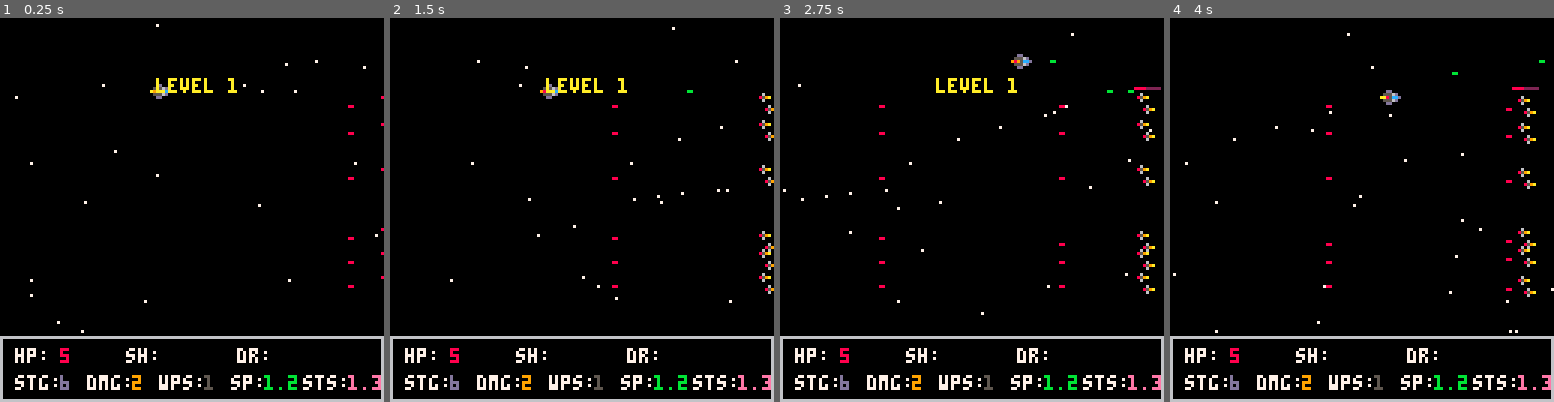
Above: before the commit, frames 1-4 (left to right).
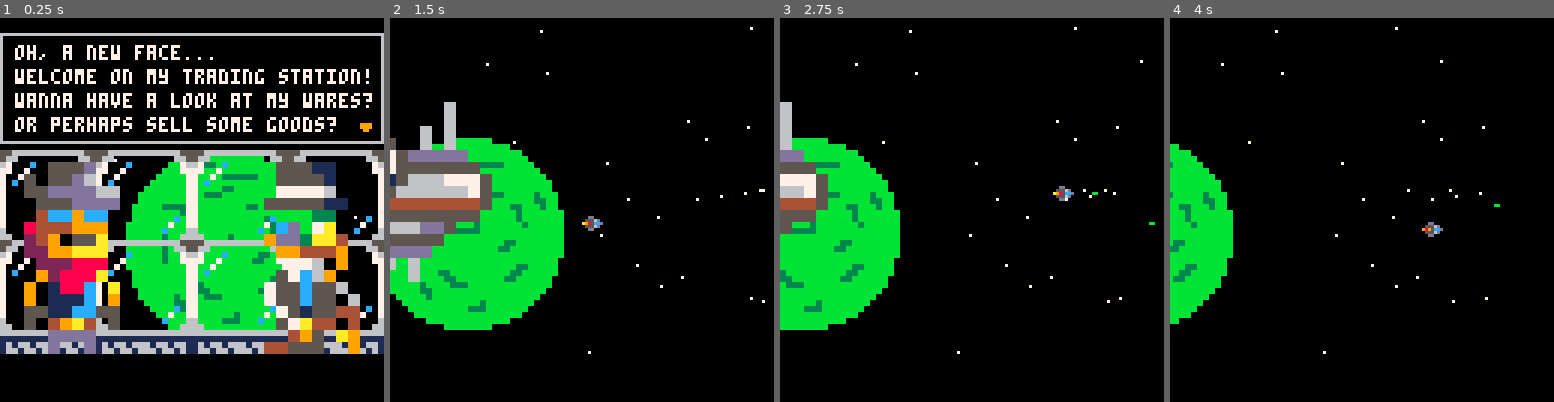
Above: after the commit, the same moments.

Repository: Scatenix/Void-Merchants
Game: PICO-8 cartridge void_merchants.p8
The game is run twice, just before and just after one commit, with the same random seed, the same clock (stepped at 60 frames per second) and the same inputs.
Inputs:
- Up to frame 1 (0.25 s): no input
- Up to frame 2 (1.5 s): tap X (X key) at 0.33, 1.07 s; tap O (Z key) at 0.7 s
- Up to frame 3 (2.75 s): hold Right 1.6-2.1 s; tap O (Z key) at 1.7, 2.1, 2.5 s; tap X (X key) at 1.85 s; hold Up 2.15-2.42 s; hold Right from 2.47 s (still down)
- Up to frame 4 (4 s): tap O (Z key) at 2.9, 3.3, 3.7 s; tap X (X key) at 2.97 s; release Right at 3.03 s; hold Left 3.08-3.58 s; hold Down 3.63-3.97 s

The runs differ from the first frame. In frame 1, 53% of the frame differs, in the area x 0-100%, y 1-100%; in frame 2, 24%; in frame 3, 18%; in frame 4, 10%.

Commit message:
Fix stars; Make trader more fancy and rich

Diff:
--- a/game/collision.p8
+++ b/game/collision.p8
@@ -3,7 +3,6 @@
 
 -- shots --> [1] = x; [2] = y
 function friendly_shots_hit_enemy(shot_array, damage_from, ship1_drone2)
-	info("htbx")
 	for shot in all(shot_array) do
 		for enemy in all(enemies) do
 			local hit_x
--- a/game/draw_functions.p8
+++ b/game/draw_functions.p8
@@ -49,6 +49,12 @@
 end
 
 function draw_textbox(text1, text2, text3, text4, in_void)
+	-- fill background of textbox with a black rect
+	rectfill(0, 0, 128, 44, 0)
+
+	-- fill background underneath the trading station interior with a black rect
+	rectfill(0, 112, 128, 128, 0)
+
 	-- corners
 	spr(137, 0, -1, 1, 1, true)
 	spr(137, 0, 40, 1, 1, true, true)
@@ -134,7 +140,7 @@
 	end
 
 	-- fix transparent main character mouth
-	rect(20, 74, 23, 75, 0)
+	rectfill(20, 72, 23, 75, 0)
 end
 
 -- Draws some randomly appearing particles with the same colors as the black hole
--- a/game/jump_animations.p8
+++ b/game/jump_animations.p8
@@ -49,6 +49,7 @@
 		-- land
 		travel_after_battle_phase = 11
 		stop_trader_station_near = true
+		all_stars_speed_ctrl(0)
 	elseif travel_after_battle_phase == 9 and time() - tme >= 23 then -- 23
 		-- approach landing from near
 		travel_after_battle_phase = 10
--- a/game/main.p8
+++ b/game/main.p8
@@ -39,15 +39,17 @@
 	clear_screen()
 	music(0)
 
+	init_passing_stars()
+
 	current_planet = flr(rnd(6)) + 1
 	current_small_planet = flr(rnd(6)) + 1
 	init_battle = true
 
 	titlescreen_mode = false
-	battle_mode = true
+	battle_mode = false
 	travel_to_battle_mode = false
 	travel_after_battle_mode = false
-	converstaion_mode = false
+	converstaion_mode = true
 	trading_mode = false
 	death_mode = false
 
@@ -65,7 +67,7 @@
 	trading_phase = 0
 
 	-- for testing:
-	-- pause_on_text = true
+	pause_on_text = true
 	-- tme = time() - 10
 	-- add_enemy(1)
 	-- add_enemy(3)
@@ -186,6 +188,7 @@
 		end
 	elseif battle_mode then
 		if init_battle then
+			all_stars_speed_ctrl(1)
 			show_battle_stats = true
 			-- TODO: min_enemies_on_level = 10 + level
 			min_enemies_on_level = 1
@@ -293,7 +296,7 @@
 	-- print("sys cpu: " ..stat(2), 0, 16, 7)
 
 	-- debug_coords()
-	-- info(min_enemies_on_level)
+	-- info(#stars)
 	-- print("memory: "..stat(0).." bytes", 0, 0, 7)
 	-- info(pl_ship_speed)
 	-- if pause_on_text then
@@ -318,7 +321,6 @@
 		draw_explosions()
 	elseif battle_mode then
 		if initial_draw == true then
-			init_passing_stars()
 			initial_draw = false
 			show_level = true
 			show_level_frames_left = 100
@@ -351,6 +353,7 @@
 			show_level = false
 		end
 	elseif converstaion_mode then
+		draw_passing_stars()
 		draw_textbox()
 	elseif travel_after_battle_mode then
 		draw_passing_stars()
@@ -364,11 +367,11 @@
 
 		draw_battle_stats()
 	elseif trading_mode then
+		draw_passing_stars()
 		if trading_phase == 0 then
 			draw_tradescreen()
 			draw_battle_stats()
 		else
-			draw_passing_stars()
 			if trading_phase == 4 then
 				draw_textbox()
 			else
--- a/game/stars.p8
+++ b/game/stars.p8
@@ -11,11 +11,12 @@
 stars = {} -- 1: x 2: y 3: speed
 stars_hyperspeed = false
 stars_hide = false
+star_base_speed = 1
 
 function init_passing_stars()
 	set_stars_max_y()
 	for i = 1, max_stars do
-		star = {flr(rnd(127)), flr(rnd(stars_max_y)), flr(rnd(max_star_speed-min_star_speed) + min_star_speed) * star_speed_multiplier}
+		star = {flr(rnd(127)), flr(rnd(stars_max_y)), flr(rnd(max_star_speed-min_star_speed) + min_star_speed) * star_base_speed}
 		add(stars, star)
 	end
 end
@@ -65,7 +66,7 @@
 
 function all_stars_speed_ctrl(speed_multiplier)
 	for star in all(stars) do
-		star[3] = star[3] * speed_multiplier
+		star[3] = star_base_speed * speed_multiplier
 	end
 	star_speed_multiplier = speed_multiplier
 end
--- a/game/trading.p8
+++ b/game/trading.p8
@@ -41,14 +41,11 @@
 		trading_phase = 3
 		conv_partner = 2
 	elseif trading_phase == 1 and time() - tme >= 5 then -- 5
-		all_stars_speed_ctrl(1)
+		all_stars_speed_ctrl(0.2)
 		trading_phase = 2
 	elseif trading_phase == 0 then
-		all_stars_speed_ctrl(0.2)
 		if not trade_finished then
-		-- trade
-		-- ...
-		-- trade_finished = true
+			stars_hide = true
 			trade()
 			show_battle_stats = true
 		else
@@ -206,6 +203,8 @@
 	if btnp(5) then
 		if trade_cursor_pos == 0 then -- leave
 			trade_finished = true
+			all_stars_speed_ctrl(0.2)
+			stars_hide = false
 		elseif trade_cursor_pos == 1 then -- sell all goods
 			local price = calc_player_goods_price(true)
 			if price == 0 then
--- a/void_merchants.p8
+++ b/void_merchants.p8
@@ -41,15 +41,17 @@
 	clear_screen()
 	music(0)
 
+	init_passing_stars()
+
 	current_planet = flr(rnd(6)) + 1
 	current_small_planet = flr(rnd(6)) + 1
 	init_battle = true
 
 	titlescreen_mode = false
-	battle_mode = true
+	battle_mode = false
 	travel_to_battle_mode = false
 	travel_after_battle_mode = false
-	converstaion_mode = false
+	converstaion_mode = true
 	trading_mode = false
 	death_mode = false
 
@@ -67,7 +69,7 @@
 	trading_phase = 0
 
 	-- for testing:
-	-- pause_on_text = true
+	pause_on_text = true
 	-- tme = time() - 10
 	-- add_enemy(1)
 	-- add_enemy(3)
@@ -188,6 +190,7 @@
 		end
 	elseif battle_mode then
 		if init_battle then
+			all_stars_speed_ctrl(1)
 			show_battle_stats = true
 			-- TODO: min_enemies_on_level = 10 + level
 			min_enemies_on_level = 1
@@ -295,7 +298,7 @@
 	-- print("sys cpu: " ..stat(2), 0, 16, 7)
 
 	-- debug_coords()
-	-- info(min_enemies_on_level)
+	-- info(#stars)
 	-- print("memory: "..stat(0).." bytes", 0, 0, 7)
 	-- info(pl_ship_speed)
 	-- if pause_on_text then
@@ -320,7 +323,6 @@
 		draw_explosions()
 	elseif battle_mode then
 		if initial_draw == true then
-			init_passing_stars()
 			initial_draw = false
 			show_level = true
 			show_level_frames_left = 100
@@ -353,6 +355,7 @@
 			show_level = false
 		end
 	elseif converstaion_mode then
+		draw_passing_stars()
 		draw_textbox()
 	elseif travel_after_battle_mode then
 		draw_passing_stars()
@@ -366,11 +369,11 @@
 
 		draw_battle_stats()
 	elseif trading_mode then
+		draw_passing_stars()
 		if trading_phase == 0 then
 			draw_tradescreen()
 			draw_battle_stats()
 		else
-			draw_passing_stars()
 			if trading_phase == 4 then
 				draw_textbox()
 			else
@@ -521,6 +524,12 @@
 end
 
 function draw_textbox(text1, text2, text3, text4, in_void)
+	-- fill background of textbox with a black rect
+	rectfill(0, 0, 128, 44, 0)
+
+	-- fill background underneath the trading station interior with a black rect
+	rectfill(0, 112, 128, 128, 0)
+
 	-- corners
 	spr(137, 0, -1, 1, 1, true)
 	spr(137, 0, 40, 1, 1, true, true)
@@ -606,7 +615,7 @@
 	end
 
 	-- fix transparent main character mouth
-	rect(20, 74, 23, 75, 0)
+	rectfill(20, 72, 23, 75, 0)
 end
 
 -- Draws some randomly appearing particles with the same colors as the black hole
@@ -1302,7 +1311,6 @@
 
 -- shots --> [1] = x; [2] = y
 function friendly_shots_hit_enemy(shot_array, damage_from, ship1_drone2)
-	info("htbx")
 	for shot in all(shot_array) do
 		for enemy in all(enemies) do
 			local hit_x
@@ -1648,11 +1656,12 @@
 stars = {} -- 1: x 2: y 3: speed
 stars_hyperspeed = false
 stars_hide = false
+star_base_speed = 1
 
 function init_passing_stars()
 	set_stars_max_y()
 	for i = 1, max_stars do
-		star = {flr(rnd(127)), flr(rnd(stars_max_y)), flr(rnd(max_star_speed-min_star_speed) + min_star_speed) * star_speed_multiplier}
+		star = {flr(rnd(127)), flr(rnd(stars_max_y)), flr(rnd(max_star_speed-min_star_speed) + min_star_speed) * star_base_speed}
 		add(stars, star)
 	end
 end
@@ -1702,7 +1711,7 @@
 
 function all_stars_speed_ctrl(speed_multiplier)
 	for star in all(stars) do
-		star[3] = star[3] * speed_multiplier
+		star[3] = star_base_speed * speed_multiplier
 	end
 	star_speed_multiplier = speed_multiplier
 end
@@ -1810,6 +1819,7 @@
 		-- land
 		travel_after_battle_phase = 11
 		stop_trader_station_near = true
+		all_stars_speed_ctrl(0)
 	elseif travel_after_battle_phase == 9 and time() - tme >= 23 then -- 23
 		-- approach landing from near
 		travel_after_battle_phase = 10
@@ -2018,14 +2028,11 @@
 		trading_phase = 3
 		conv_partner = 2
 	elseif trading_phase == 1 and time() - tme >= 5 then -- 5
-		all_stars_speed_ctrl(1)
+		all_stars_speed_ctrl(0.2)
 		trading_phase = 2
 	elseif trading_phase == 0 then
-		all_stars_speed_ctrl(0.2)
 		if not trade_finished then
-		-- trade
-		-- ...
-		-- trade_finished = true
+			stars_hide = true
 			trade()
 			show_battle_stats = true
 		else
@@ -2183,6 +2190,8 @@
 	if btnp(5) then
 		if trade_cursor_pos == 0 then -- leave
 			trade_finished = true
+			all_stars_speed_ctrl(0.2)
+			stars_hide = false
 		elseif trade_cursor_pos == 1 then -- sell all goods
 			local price = calc_player_goods_price(true)
 			if price == 0 then
@@ -2403,18 +2412,18 @@
 00000000005d000000050000005d00d0005ddd000966655d006ddd005055d60005555100000000000aaaaaaa9aaaaaaaaaa9aaaaaaaaaaa0bbbbbbbbbbbb3333
 00dd00000dddd00005d550009055500da5566660a88955dc06d111d055dddd6607777600000000000aaaaaaaaaaaaaaa9aa9aa9aaaaaaaa0bbbbbbbbbcb33333
 05556d009a5566d0a98d56500985c6009895c77d0d566dc7061818d00555dddd55555110000000000aaaaaaaaaaaaaaa9aaaaa999aaaaaa00bbbbbbcc1333330
-9895ccd0095ddccd0aa9dcc50895c600a985cccd0d566dcc06d111d004cc9cc00aaa990000000000aaaaaaaaaaa9999a9aaaaaaa9aaaaaaa0bbbbb1111333330
-05556d00a85566d0989d5650a055500da5566660998955dc06dd11dd844499900cdacd0000000000aaaaaaaaaaa9aaaa9aaaaaaaaaaaaaaa0033333333333300
-00dd00000dddd00005d55000005d00d0005ddd000a66655d066dddd1249055a09dd9dd4000000000aaaa9aaaaaaaaaaaaaaa99aaaaa99aaa0003333333333000
-00000000005d0000000500005500dd000055500005d55dd00066dd112299aaa00994440000000000aaaa9aa99aaaaaaaaaaa9aaaaaaa9aaa0000033333300000
-0000000000000000000000005500dd000055500005d55dd00606d111022288800077600000000000aaaaaaaa9aaaaaaaaaaa9aaaaaaa9aaa00000cccccc00000
-00000000005d000000050000005d00d0005ddd000966655d006dd111092888a0057c650000000000aaaaaaaa99aaaa9aaaaaaaaaaaaaaaaa000ccccc6cccc000
+9895ccd0095ddccd0aa9dcc50895c600a985cccd0d566dcc06d111d004cc9cc00bbb330000000000aaaaaaaaaaa9999a9aaaaaaa9aaaaaaa0bbbbb1111333330
+05556d00a85566d0989d5650a055500da5566660998955dc06dd11dd844499900cdb7a0000000000aaaaaaaaaaa9aaaa9aaaaaaaaaaaaaaa0033333333333300
+00dd00000dddd00005d55000005d00d0005ddd000a66655d066dddd1249055a09dd3aa4000000000aaaa9aaaaaaaaaaaaaaa99aaaaa99aaa0003333333333000
+00000000005d0000000500005500dd000055500005d55dd00066dd112299aaa00994449000000000aaaa9aa99aaaaaaaaaaa9aaaaaaa9aaa0000033333300000
+0000000000000000000000005500dd000055500005d55dd00606d111022288800077609000000000aaaaaaaa9aaaaaaaaaaa9aaaaaaa9aaa00000cccccc00000
+00000000005d000000050000005d00d0005ddd000966655d006dd111092888a0057c690000000000aaaaaaaa99aaaa9aaaaaaaaaaaaaaaaa000ccccc6cccc000
 00dd00000dddd00005d550009055500d95566660989955dc0060d11090188c0a755c556000000000aaaaaaaaa99aaa999aaaaaaaaaaaaaaa00ccccc6accccc00
 05556d00895566d0a89d56500995c600a895c77d0d566dc706000d1190111c09755c550600000000aaaa9aaaaa99aaaaaaaaaaaaaaaaaaaa0ccccc655acccc10
-aa85ccd0095ddccd09a9dcc50895c6009995cccd0d566dcc006010105511cc5507515506000000000aaa9aaaaaaaaaaaaaaa9aaaaaaaaaa00ccccccaaccccc10
-05556d00a85566d0a98d5650a055500da5566660a88955dc000001005049a405057a9506000000000aaa9aaaaaaaaaaaaa999aaa9aaaaaa0ccccccccccccc111
-00dd00000dddd00005d55000005d00d0005ddd000966655d000d000000dddd00005950a9000000000aaa99aaaaaaaaaaa99aaaa99aaaaaa0ccaacccaa66cc111
-00000000005d0000000500005500dd000055500005d55dd00600000000d00d00005550090000000000aaaaaaaaaaaaaaaaaaaa99aaaaaa00c655cca55a691111
+aa85ccd0095ddccd09a9dcc50895c6009995cccd0d566dcc006010105511cc5507515544000000000aaa9aaaaaaaaaaaaaaa9aaaaaaaaaa00ccccccaaccccc10
+05556d00a85566d0a98d5650a055500da5566660a88955dc000001005049a405057a4404000000000aaa9aaaaaaaaaaaaa999aaa9aaaaaa0ccccccccccccc111
+00dd00000dddd00005d55000005d00d0005ddd000966655d000d000000dddd00004950a9000000000aaa99aaaaaaaaaaa99aaaa99aaaaaa0ccaacccaa66cc111
+00000000005d0000000500005500dd000055500005d55dd00600000000d00d00445550090000000000aaaaaaaaaaaaaaaaaaaa99aaaaaa00c655cca55a691111
 0000000000000000000dd000000dd0000000000000d000000000000000000000000000000000000000aaaaaaa9aaaaaaaaaaaa9aaaaaaa00caacccca66555911
 000000000000000000950000009500000000000005dd000000000050000000000000000000000000000aaaaaaa9aaaaaaaaaaaaaaaaaa000cccccccccc951111
 0000000000000000000dd000000dd00000000d00a95000d000005d000000000000000000000000000000aaaaaaa99aaaaaaa9999aaaa0000cccccccccc111111
Not shown, changed: game/pico8_binary.resources
